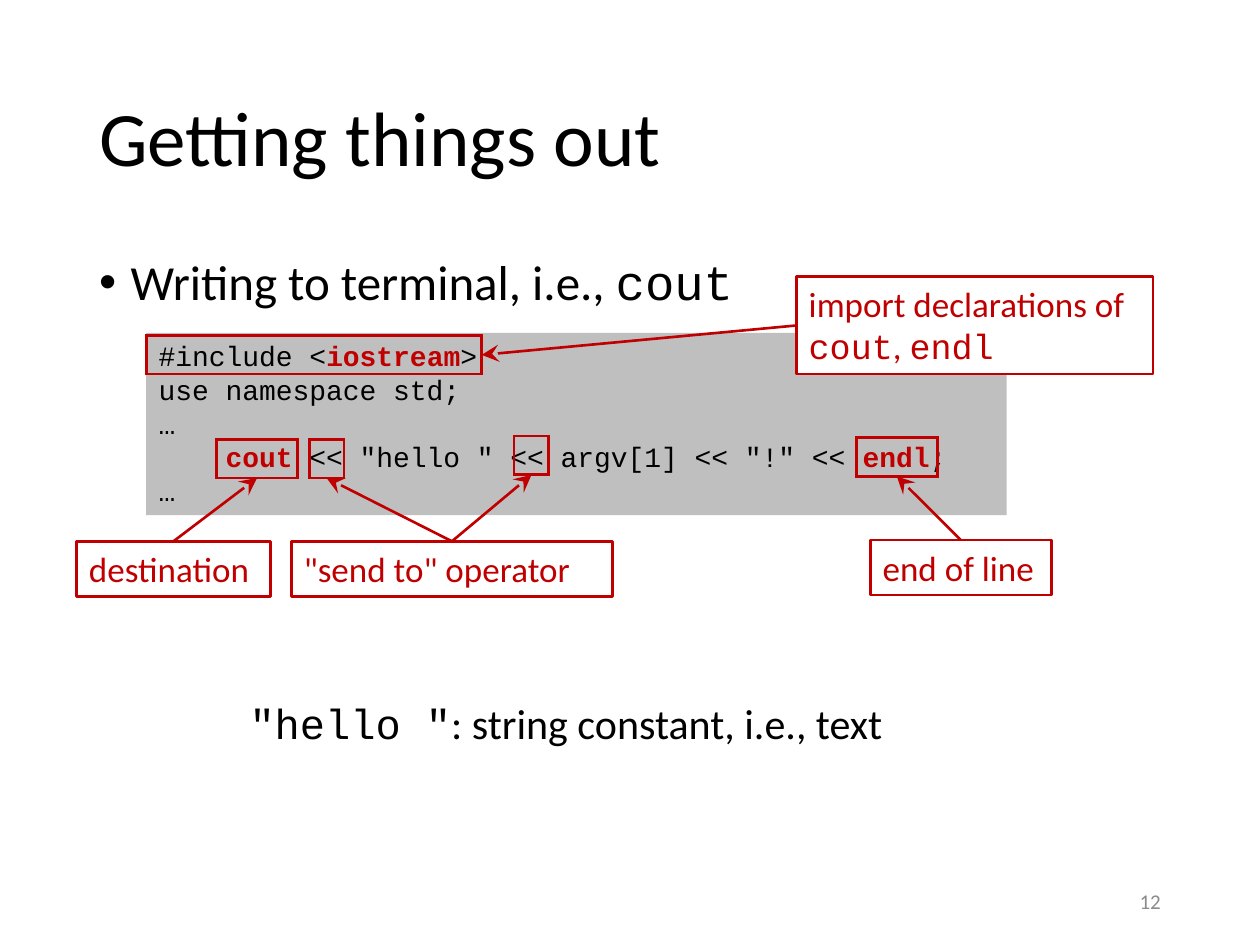
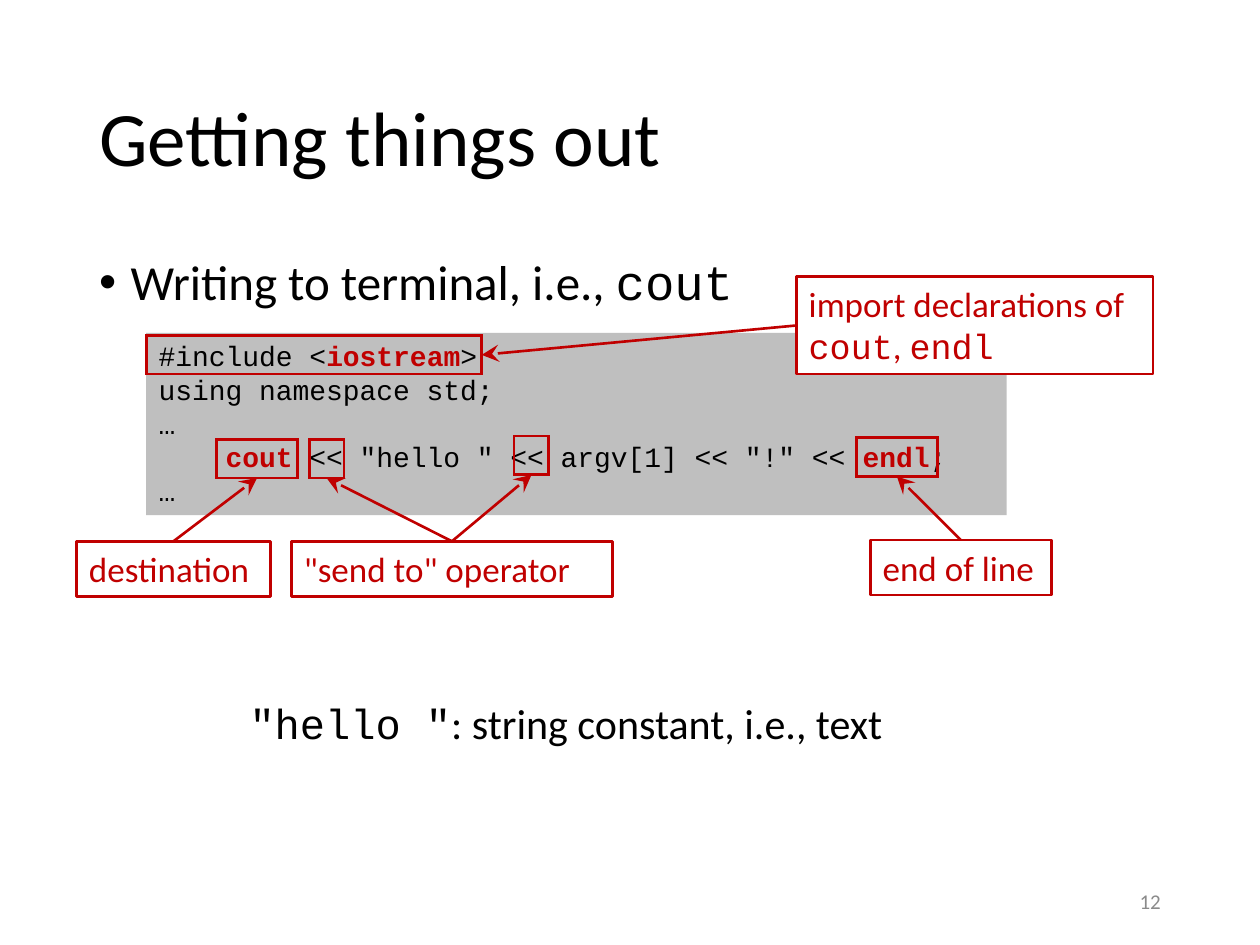
Before and after one commit to gjbex/training-material, a slide deck: slide 12 of CPlusPlus/scientific_cpp.pptx. Drawn at 1260x945 pixels with LibreOffice and Linux fonts; fonts in the diff are those of the drawing. Boxes give left, top, right and bottom in pixels: in the first picture for what was removed or moved away, otherwise in the second. Text is boxed around its words. In the diff, an @@ line names an element or a change of style, - is before the commit and + after.

Commit message:
Fix typos

```diff
--- a/CPlusPlus/scientific_cpp.pptx
+++ b/CPlusPlus/scientific_cpp.pptx
@@ text in rectangle at <box>159,380,494,406</box>: text changed @@
-use namespace std;
+using namespace std;
```
Also in this commit, not shown: 8 other slides changed.
